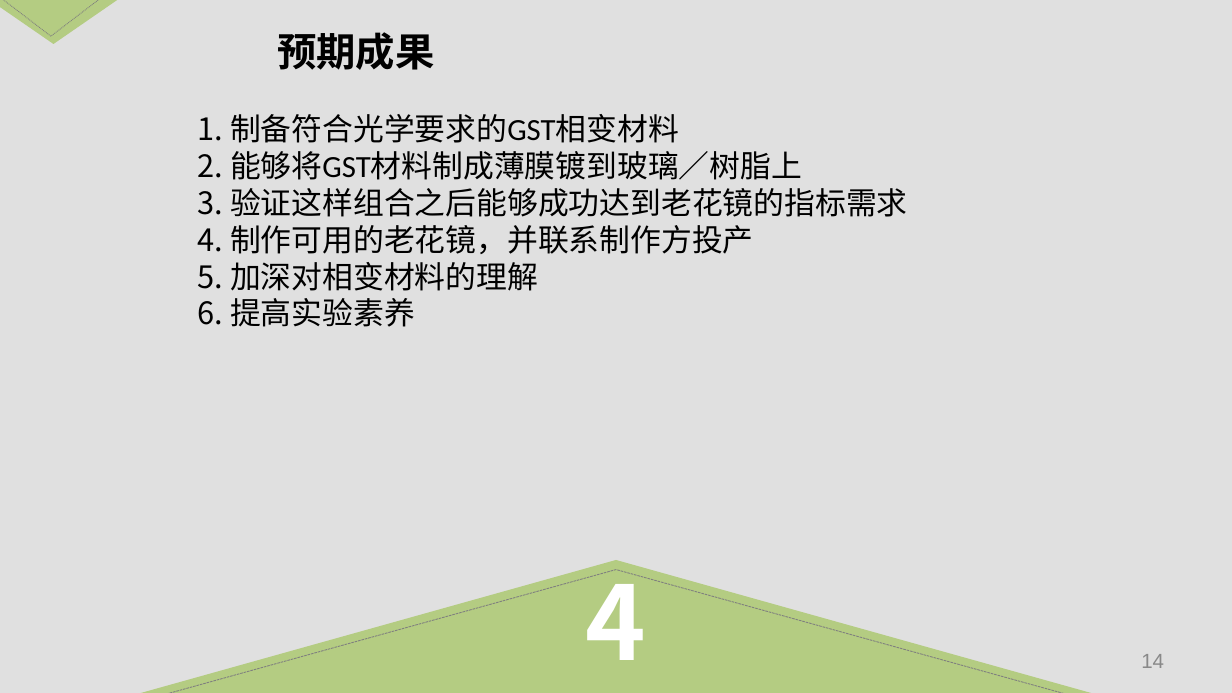
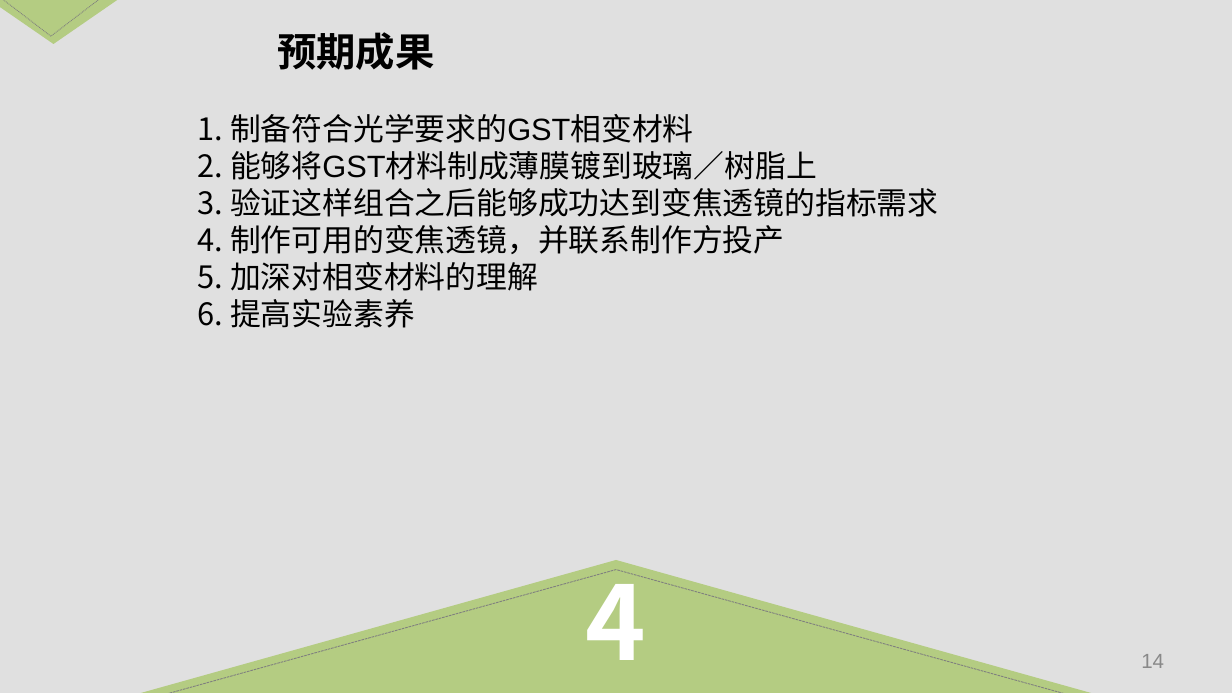
Before and after one commit to Linyu1Bai/ThuEE, a slide deck: slide 14 of Graduation/开题报告.pptx. Drawn at 1232x693 pixels with LibreOffice and Linux fonts; fonts in the diff are those of the drawing. Boxes give left, top, right and bottom in pixels: in the first picture for what was removed or moved away, otherwise in the second. Text is boxed around its words. In the diff, an @@ line names an element or a change of style, - is before the commit and + after.

```diff
--- a/Graduation/开题报告.pptx
+++ b/Graduation/开题报告.pptx
@@ text at box(230, 114, 817, 328): font Calibri to Arial in "制备符合光学要求的GST相变材料", "能够将GST材料制成薄膜镀到玻璃／树脂上", "加深对相变材料的理解", "提高实验素养" @@
@@ text at box(230, 188, 938, 254): text changed; font Calibri to Arial @@
-3. 验证这样组合之后能够成功达到老花镜的指标需求
-4. 制作可用的老花镜，并联系制作方投产
+3. 验证这样组合之后能够成功达到变焦透镜的指标需求
+4. 制作可用的变焦透镜，并联系制作方投产
```
Also in this commit, not shown: 12 other slides changed.
